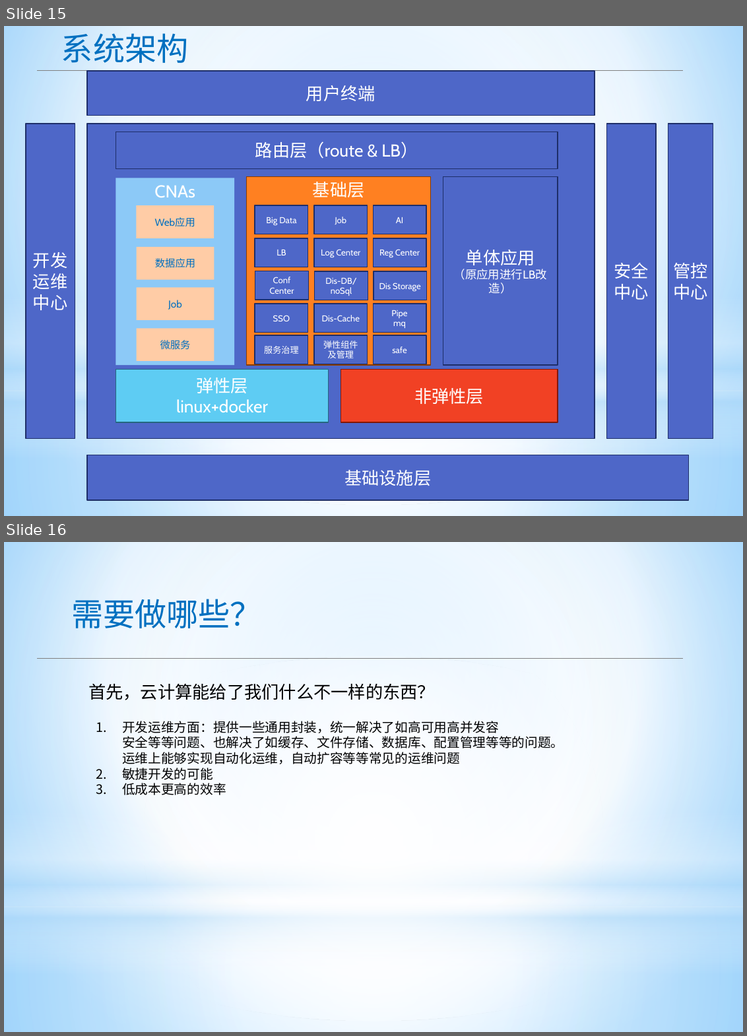
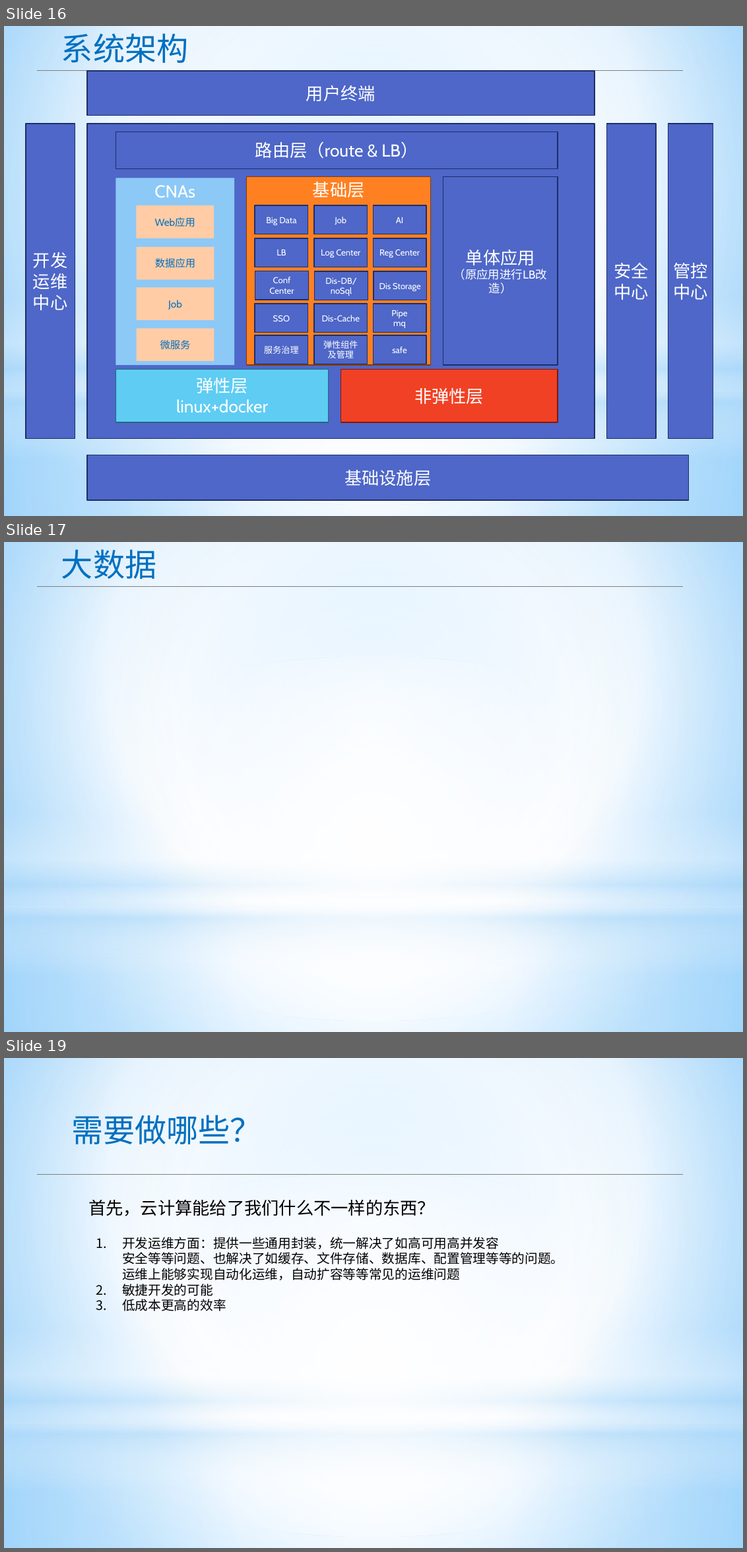
Before and after one commit to apporoad/DesignAndScheme2017, a slide deck: c云服务架构/Paas架构设计.pptx. Shown one above the other, each under a label of ours: slides 15 and 16 before the commit, slides 16, 17 and 19 after it; the slides between them are not shown. The pictures are 747x1036 and 747x1552 pixels, drawn with LibreOffice and Linux fonts; fonts in the diff are those of the drawing. Boxes give left, top, right and bottom in pixels: in the first picture for what was removed or moved away, otherwise in the second. Text is boxed around its words. In the diff, an @@ line names an element or a change of style, - is before the commit and + after.

```diff
--- a/c云服务架构/Paas架构设计.pptx
+++ b/c云服务架构/Paas架构设计.pptx
@@ slide 17 added at <box>4,542,743,1032</box>, background gradient #9ED5FF to #FFFFFF to #5BB9FF; not listed: 4 template elements that a slide beside it also shows @@
@@ text added at <box>61,549,156,579</box>, 44 pt, text #0070C0 @@
+大数据
@@ line added from (37, 587) to (683, 587), #808080 0.75 pt @@
@@ what was slide 15 is now slide 16 @@
@@ what was slide 16 is now slide 19 @@
```
Also in this commit, not shown: 2 slides changed, 2 other slides added, 12 other files.
